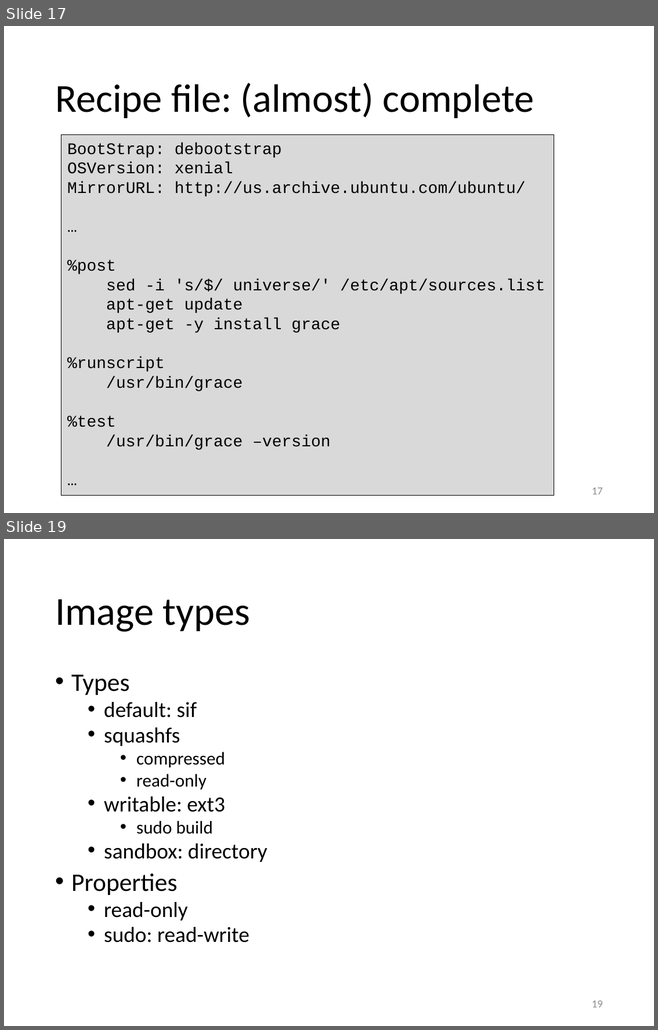
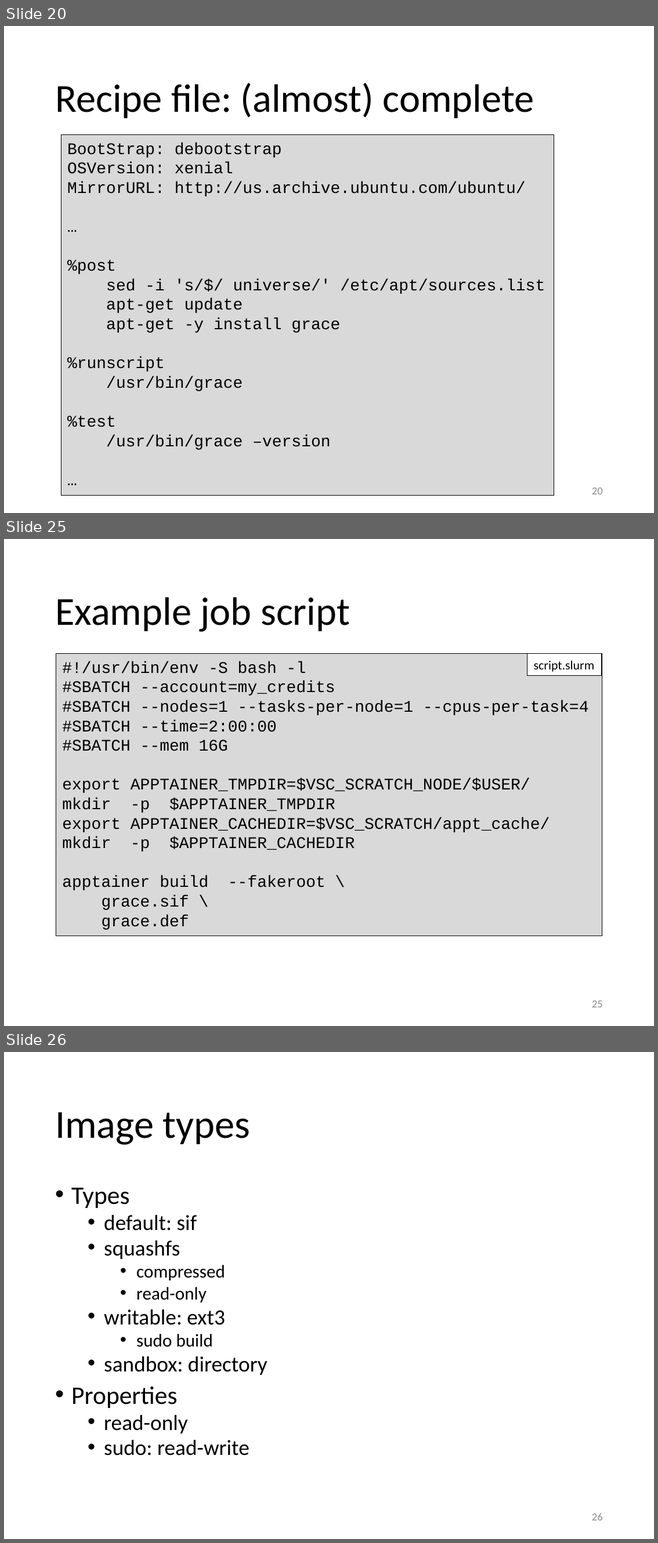
Before and after one commit to gjbex/Containers-for-HPC, a slide deck: containers_for_hpc.pptx. Shown one above the other, each under a label of ours: slides 17 and 19 before the commit, slides 20, 25 and 26 after it; the slides between them are not shown. The pictures are 658x1030 and 658x1543 pixels, drawn with LibreOffice and Linux fonts; fonts in the diff are those of the drawing. Boxes give left, top, right and bottom in pixels: in the first picture for what was removed or moved away, otherwise in the second. Text is boxed around its words. In the diff, an @@ line names an element or a change of style, - is before the commit and + after.

Commit message:
Add slides about building on compute nodes

```diff
--- a/containers_for_hpc.pptx
+++ b/containers_for_hpc.pptx
@@ slide 25 added at <box>4,539,654,1026</box>, background #FFFFFF @@
@@ title added at <box>55,597,350,632</box>, 44 pt, text #000000 @@
+Example job script
@@ rectangle added at <box>56,654,603,936</box>, fill #D9D9D9, outline #000000 0.75 pt, 18 pt, text #000000 @@
+#!/usr/bin/env -S bash -l
+#SBATCH --account=my_credits
+#SBATCH --nodes=1 --tasks-per-node=1 --cpus-per-task=4
+#SBATCH --time=2:00:00
+#SBATCH --mem 16G
+export APPTAINER_TMPDIR=$VSC_SCRATCH_NODE/$USER/
+mkdir -p $APPTAINER_TMPDIR
+export APPTAINER_CACHEDIR=$VSC_SCRATCH/appt_cache/
+mkdir -p $APPTAINER_CACHEDIR
+apptainer build --fakeroot \
+grace.sif \
+grace.def
@@ rectangle added at <box>527,654,601,676</box>, fill #FFFFFF, outline #000000 0.75 pt, 14 pt, text #000000 @@
+script.slurm
@@ page number added at <box>592,1001,603,1008</box>, 12 pt, text #8C8C8C @@
+25
@@ what was slide 17 is now slide 20 @@
@@ page number at <box>592,488,603,495</box>: text changed @@
-17
+20
@@ what was slide 19 is now slide 26 @@
@@ page number at <box>592,1513,603,1521</box>: text changed @@
-19
+26
```
Also in this commit, not shown: 2 slides changed, 6 other slides added.
